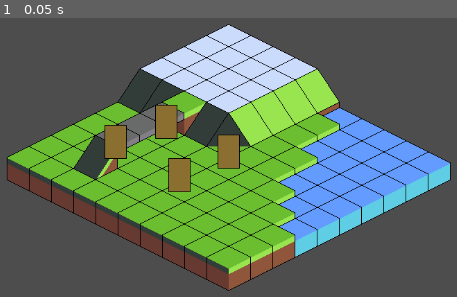
Above: before the commit, frame 1.
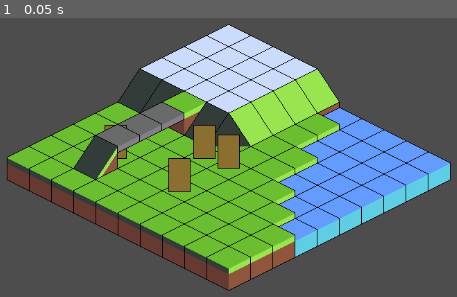
Above: after the commit, the same moment.

Repository: minkezhang/godot-experiments
Game: Godot game, scene res://scenes/world/world.tscn
Same seed, same stepped clock (60 frames per second), same inputs: the game is played once before the commit and once after it.
Inputs:
- Up to frame 1 (0.05 s): no input

The runs differ from the first frame. In frame 1, 1.7% of the frame differs, in the area x 22-48%, y 31-51%.

Commit message:
Intermediate commit for rendering different layers

Diff:
--- /dev/null
+++ b/godot-iso-heightmap/classes/dynamic_tileset/dynamic_tileset.gd
@@ -0,0 +1,37 @@
+class_name DynamicTileSetSource
+
+const _INVALID_ATLAS_TILE = Vector2i(-1, -1)
+
+var _source_lookup = {
+}
+
+func _init(tileset: TileSet, template: TileSetAtlasSource, origin: Vector3i, size: Vector3i):
+	var _min = origin.x + origin.y + origin.z
+	var _max = size.x + size.y + size.z
+
+	for k in range(_max - _min):
+		var s = TileSetAtlasSource.new()
+		s.texture = template.texture
+		s.margins = template.margins
+		s.separation = template.separation
+		s.texture_region_size = template.texture_region_size
+		s.use_texture_padding = template.use_texture_padding
+
+		_source_lookup[_min + k] = tileset.add_source(s)
+
+	for i in range(template.get_atlas_grid_size().x):
+		for j in range(template.get_atlas_grid_size().y):
+			var atlas = Vector2i(i, j)
+			if template.get_tile_at_coords(atlas) != _INVALID_ATLAS_TILE:
+				for k in range(_max - _min):
+					var source = tileset.get_source(_source_lookup[_min + k])
+					if source.get_tile_at_coords(atlas) == _INVALID_ATLAS_TILE:
+						source.create_tile(
+							atlas,
+							template.get_tile_size_in_atlas(atlas))
+						source.get_tile_data(atlas, 0).texture_origin = template.get_tile_data(atlas, 0).texture_origin
+						source.get_tile_data(atlas, 0).y_sort_origin = template.get_tile_data(atlas, 0).y_sort_origin
+						source.get_tile_data(atlas, 0).z_index = k
+
+func get_source(cell: Vector3i) -> int:
+	return _source_lookup.get(cell.x + cell.y + cell.z, -1)
--- a/godot-iso-heightmap/scenes/gi/gi.gd
+++ b/godot-iso-heightmap/scenes/gi/gi.gd
@@ -4,7 +4,9 @@
 	Vector2(0.5, 0.25), Vector2(-0.5, 0.25), Vector2(32, -16)
 )
 
-func _physics_process(delta):
+func _physics_process(_delta):
 	var p = m * position
 	$Sprite2D.set_global_position(p)
-	z_index = 1  # tile layer + 1
+	var tile = Vector2i(floori(position.x / 64), floori(position.y / 64))
+	z_index = tile.x + tile.y + 11
+	print("raw: " , position, ", tile: ", tile, ", z_index: ", z_index)
--- a/godot-iso-heightmap/scenes/map/map.gd
+++ b/godot-iso-heightmap/scenes/map/map.gd
@@ -14,6 +14,18 @@
 
 ## Dynamically generates the Render TileMap.
 func _ready():
+	var dts = DynamicTileSetSource.new(
+		$Render.tile_set,
+		$Render.tile_set.get_source(0),
+		Vector3i(
+			$Base.get_used_rect().position.x,
+			$Base.get_used_rect().position.y,
+			0),
+		Vector3i(
+			$Base.get_used_rect().size.x,
+			$Base.get_used_rect().size.y,
+			$Base.get_layers_count()))
+
 	$Base.visible = false
 
 	for i in range($Render.get_layers_count() - 1, -1, -1):
@@ -30,5 +42,5 @@
 			$Render.set_cell(
 				i,
 				_base_to_render_cell(i, c),
-				$Base.get_cell_source_id(i, c),
+				dts.get_source(Vector3i(c.x, c.y, i)),  # $Base.get_cell_source_id(i, c),
 				atlas)
--- a/godot-iso-heightmap/scenes/world/world.tscn
+++ b/godot-iso-heightmap/scenes/world/world.tscn
@@ -10,7 +10,7 @@
 [node name="Camera2D" type="Camera2D" parent="."]
 
 [node name="GI4" parent="." instance=ExtResource("2_ivrlp")]
-position = Vector2(-144, 35)
+position = Vector2(-30, 40)
 
 [node name="GI3" parent="." instance=ExtResource("2_ivrlp")]
 position = Vector2(-160, 167)
